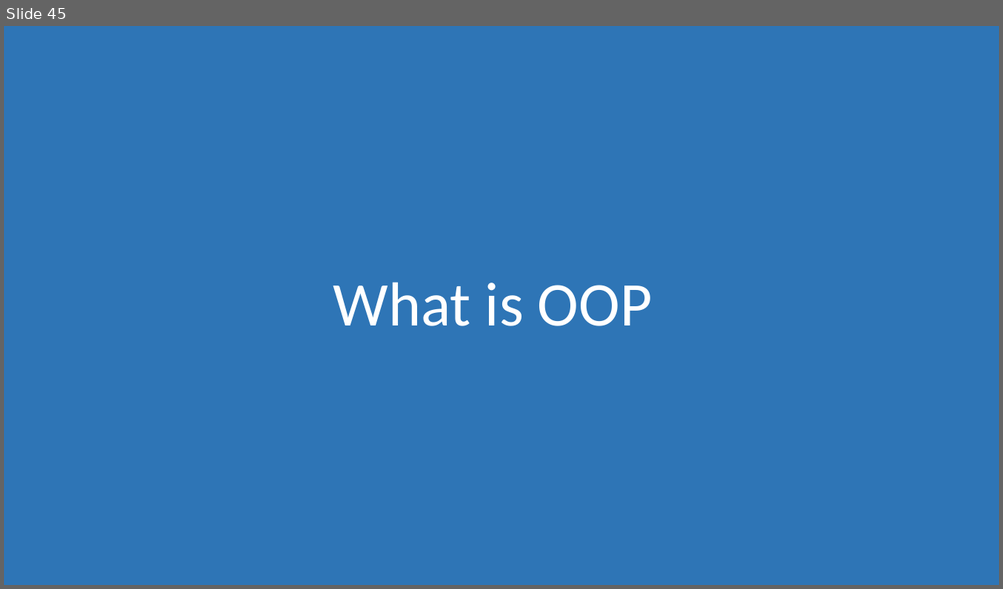
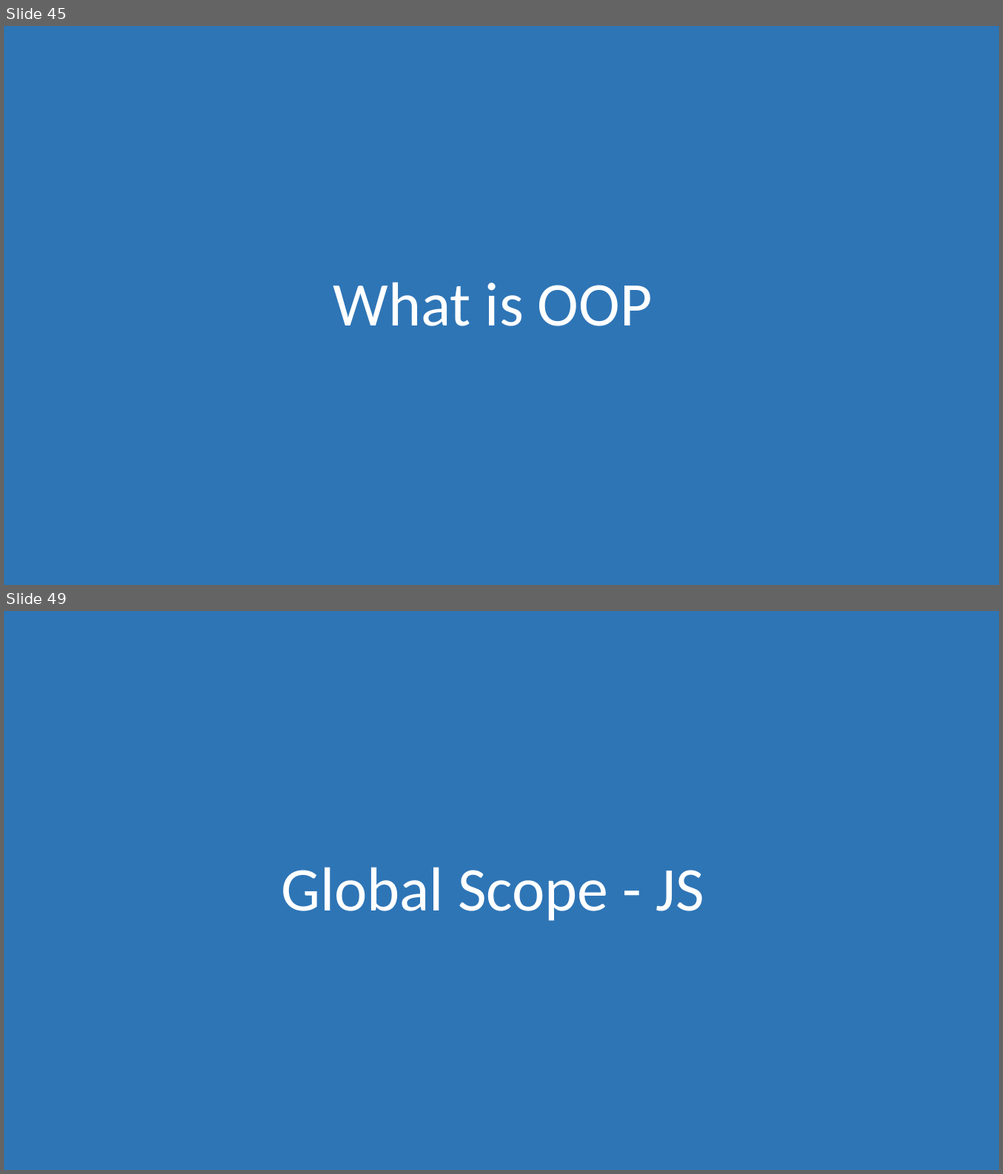
Before and after one commit to morkkis/PWD, a slide deck: presentations/Practical Web Dev.pptx. Shown one above the other, each under a label of ours: slide 45 before the commit, slides 45 and 49 after it; the slides between them are not shown. The pictures are 1003x589 and 1003x1174 pixels, drawn with LibreOffice and Linux fonts; fonts in the diff are those of the drawing. Boxes give left, top, right and bottom in pixels: in the first picture for what was removed or moved away, otherwise in the second. Text is boxed around its words. In the diff, an @@ line names an element or a change of style, - is before the commit and + after.

```diff
--- a/presentations/Practical Web Dev.pptx
+++ b/presentations/Practical Web Dev.pptx
@@ slide 49 added at box(4, 611, 999, 1170), background #FFFFFF @@
@@ rectangle added at box(4, 611, 999, 1170), fill #2E75B6 @@
@@ title added at box(281, 867, 703, 921), 60 pt, text #FFFFFF @@
+Global Scope - JS
```
Also in this commit, not shown: 1 slide changed, 13 other slides added, 5 other files.
